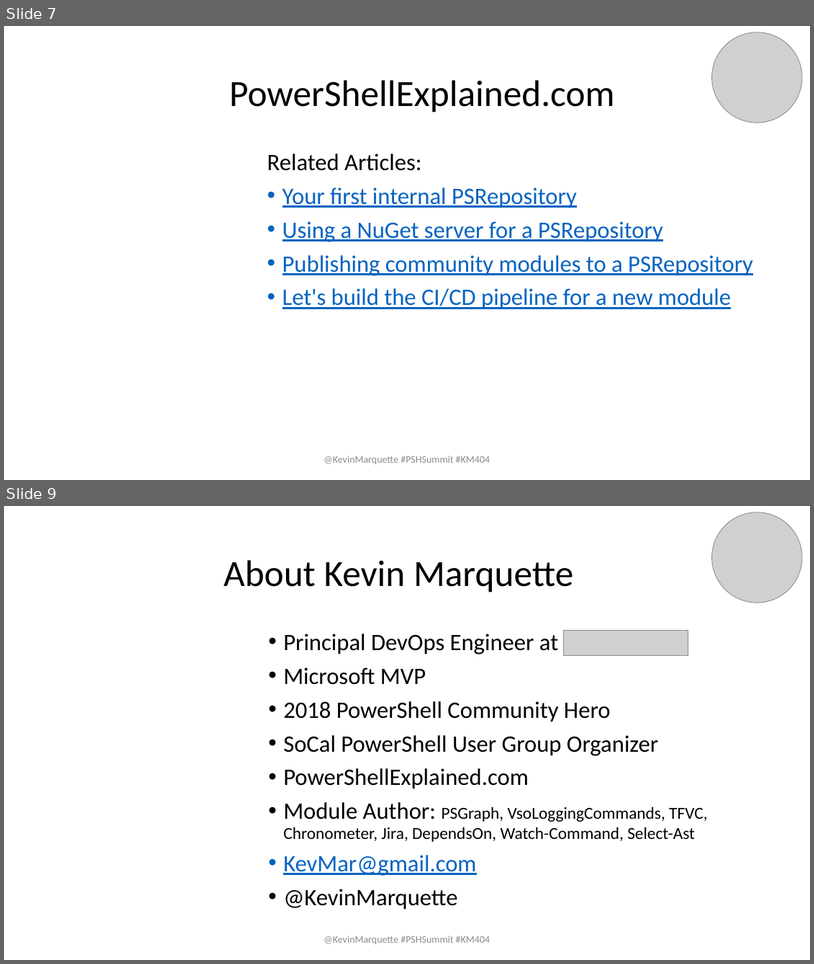
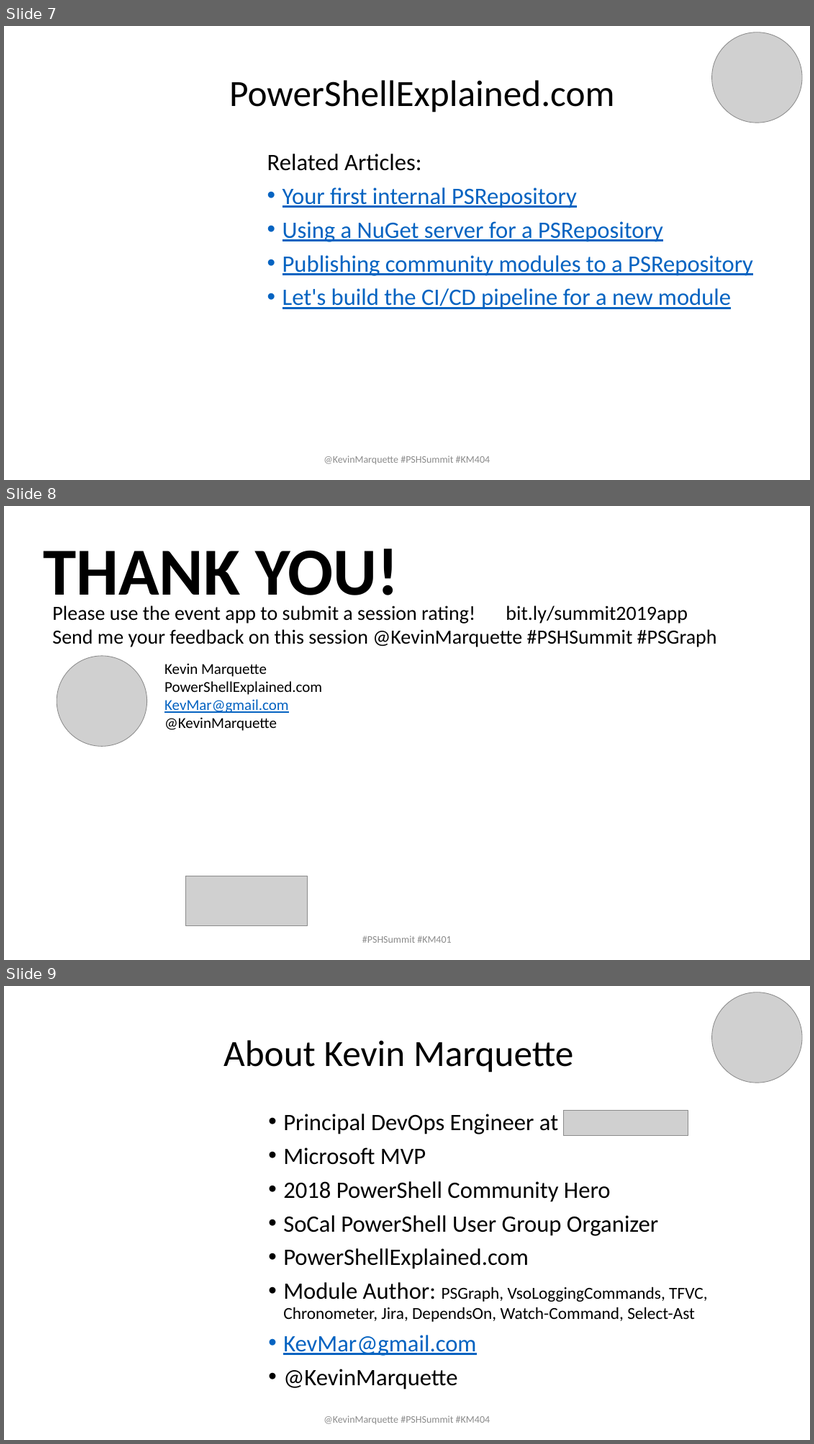
Before and after one commit to KevinMarquette/ManagingModulesPresentation, a slide deck: ManagingModulesPresentation.pptx. Shown one above the other, each under a label of ours: slides 7 and 9 before the commit, slides 7, 8 and 9 after it; the slides between them are not shown. The pictures are 814x964 and 814x1444 pixels, drawn with LibreOffice and Linux fonts; fonts in the diff are those of the drawing; grey boxes stand for pictures; background and template pictures are left out. Boxes give left, top, right and bottom in pixels: in the first picture for what was removed or moved away, otherwise in the second. Text is boxed around its words. In the diff, an @@ line names an element or a change of style, - is before the commit and + after.

```diff
--- a/ManagingModulesPresentation.pptx
+++ b/ManagingModulesPresentation.pptx
@@ slide 8 added at (4, 506, 810, 960), background #FFFFFF @@
@@ text added at (44, 548, 399, 610), 80 pt, text #000000, bold @@
+THANK YOU!
@@ text added at (52, 605, 718, 647), 24 pt, text #000000 @@
+Please use the event app to submit a session rating! bit.ly/summit2019app
+Send me your feedback on this session @KevinMarquette #PSHSummit #PSGraph
@@ picture added at (57, 656, 147, 746) @@
@@ text added at (165, 663, 322, 731), 18 pt, text #000000 @@
+Kevin Marquette
+PowerShellExplained.com
+KevMar@gmail.com
+@KevinMarquette
@@ picture added at (186, 875, 308, 925) @@
@@ text added at (363, 935, 451, 942), 12 pt, text #8C8C8C @@
+#PSHSummit #KM401
```
Also in this commit, not shown: 1 slide changed, 1 slide removed, 4 other files.
